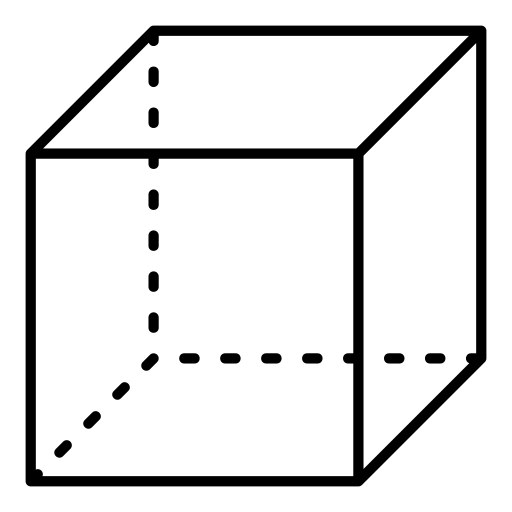
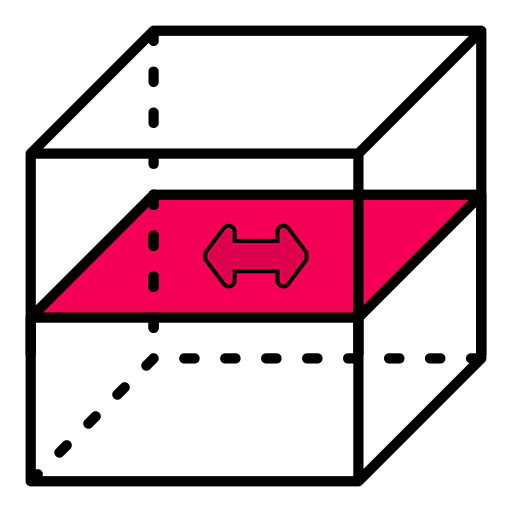
Two versions of the same layered image (512x512). Layer-by-layer changes:
added layer "double-arrow" above "Layer 2" over [207, 227, 305, 285]
added layer "Layer 4" above "Layer 1" over [25, 189, 487, 355]
added layer "Layer 3" above "Layer 3 copy" over [35, 192, 477, 317]
